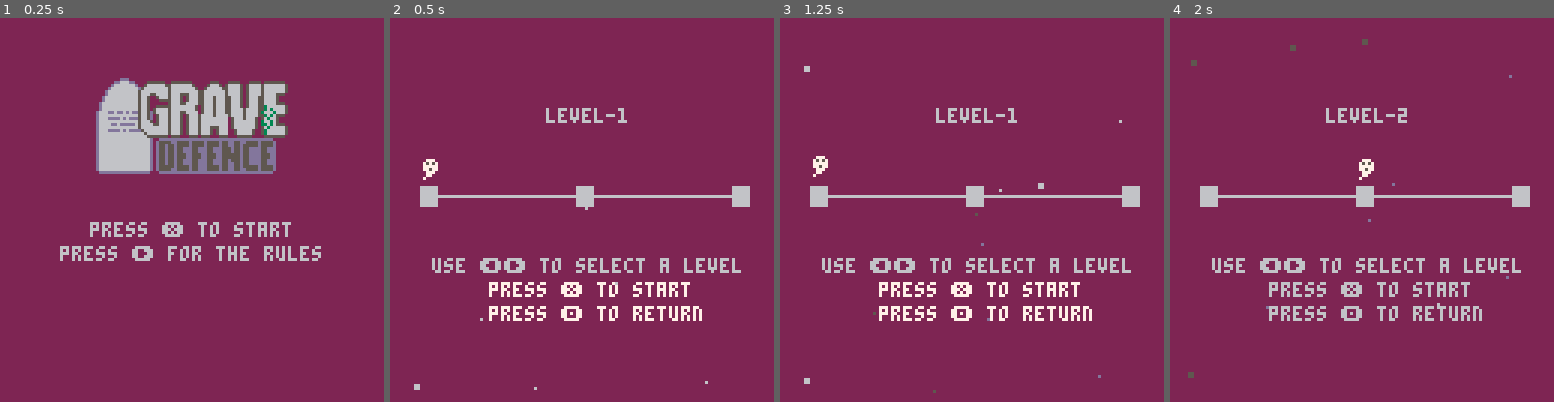
Above: before the commit, frames 1-4 (left to right).
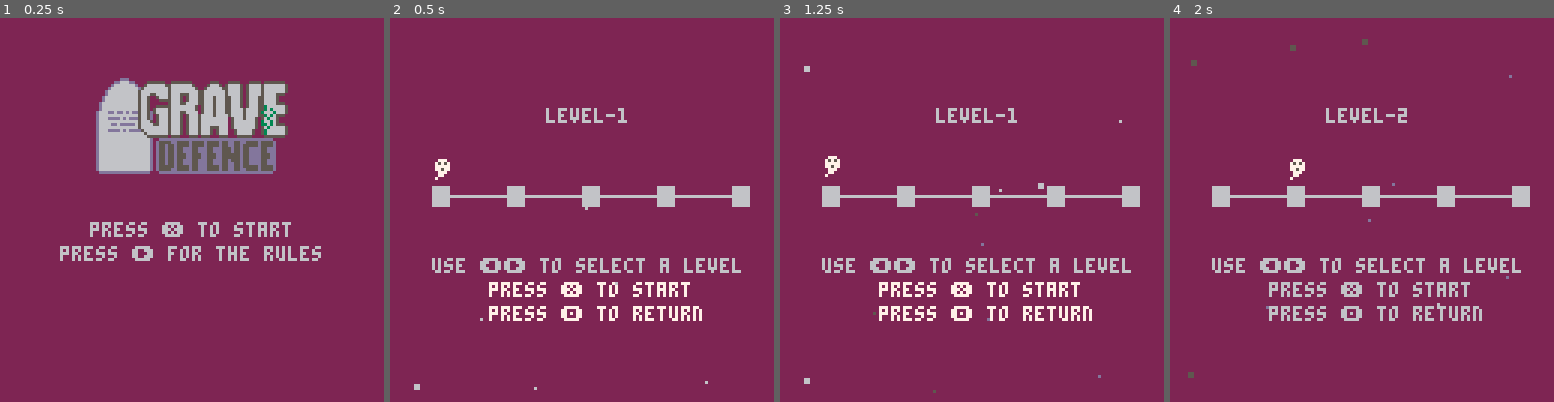
Above: after the commit, the same moments.

Repository: NicolaMigliore/grave_defence
Game: PICO-8 cartridge grave_defence.p8
Two runs of this game, one before a commit and one after it. Both use one fixed random seed, a clock stepped at 60 frames per second and the inputs below.
Inputs:
- Up to frame 1 (0.25 s): no input
- Up to frame 2 (0.5 s): tap X (X key) at 0.33 s
- Up to frame 3 (1.25 s): tap O (Z key) at 0.7 s; tap X (X key) at 1.07 s
- Up to frame 4 (2 s): hold Right from 1.6 s (still down); tap O (Z key) at 1.7 s; tap X (X key) at 1.85 s

Frame 1 is identical in both runs. In frame 2, 1.2% of the frame differs, in the area x 7-75%, y 36-50%; in frame 3, 1.2%; in frame 4, 1.2%.

Commit message:
Added level select and level reset menu items

Diff:
--- a/scripts/main.lua
+++ b/scripts/main.lua
@@ -11,7 +11,7 @@
 
     cartdata("elfamir_gravedefence_1")
     load_settings()
-    set_menu_controlls()
+    configure_menu()
     -- snap_ctrl=false
 end
 
@@ -71,7 +71,24 @@
 end
 
 function set_menu_controlls()
-    local label = "snap ctrl □"
-    if (snap_ctrl) label = "snap ctrl ■"
+    local label = "웃 snap ctrl □"
+    if (snap_ctrl) label = "웃 snap ctrl ■"
     menuitem(1, label, toggle_snap_ctrl)
 end
+
+function configure_menu()
+    -- clear menu items
+    foreach({1,2,3},menuitem)
+
+    -- controlls menu
+    set_menu_controlls()
+
+    if mode != "start" and mode != "level_select" then
+        -- reset level
+        menuitem(2, "⧗ reset level", change_mode_game)
+        -- return to level select
+        menuitem(3, "⌂ select level", change_mode_level_select)
+    end
+
+
+end
--- a/scripts/scenes/game.lua
+++ b/scripts/scenes/game.lua
@@ -23,3 +23,11 @@
     _player_d()
     _ui_d()
 end
+
+function change_mode_game()
+    mode="game"
+    camera_x=(selected_lvl-1)*128
+    camera(camera_x)
+    load_lvl(selected_lvl)
+    configure_menu()
+end
--- a/scripts/scenes/level_select.lua
+++ b/scripts/scenes/level_select.lua
@@ -2,16 +2,14 @@
     selected_lvl=1
     lvl_select_anim=0
     ash_timer=0
+    max_level=5
 end
 
 function _level_select_u()
-    if (btnp(➡️) and selected_lvl<3) selected_lvl+=1
+    if (btnp(➡️) and selected_lvl<max_level) selected_lvl+=1
     if (btnp(⬅️) and selected_lvl>1) selected_lvl-=1
     if btnp(❎) then
-        mode="game"
-        camera_x=(selected_lvl-1)*128
-        camera(camera_x)
-        load_lvl(selected_lvl)
+        change_mode_game()
     end
     if btnp(🅾️) then
         change_mode_main_menu()
@@ -33,18 +31,21 @@
 
 function _level_select_d()
     cls(2)
-    rectfill(10,56,15,62,6)
-
     print("level-"..selected_lvl, 52, 30, 6)
 
-    line(15,59,62,59,6)
-    rectfill(62,56,67,62,6)
-    line(67,59,114,59,6)
-    rectfill(114,56,119,62,6)
+    -- draw line and markers
+    line(14,59,114,59,6)
+    for i=1,max_level do
+        local lvl_x = (100/(max_level-1)*(i-1))+14
+        rectfill(lvl_x,56,lvl_x+5,62,6)
+    end
 
-    local x=9+52*(selected_lvl-1)
+    -- draw selection cursor
+    local x=(100/(max_level-1)*(selected_lvl-1))+13
     local y=45+(lvl_select_anim > 30 and 1 or 0)
     spr(16,x,y)
+
+    -- print instructions
     print("use ⬅️➡️ to select a level", 14, 80, 6)
     print("press ❎ to start",33, 88, blink_color1.color)
     print("press 🅾️ to return",33, 96, blink_color1.color)
@@ -54,4 +55,5 @@
     mode="level_select"
     camera(0)
     music(2,2000)
+    configure_menu()
 end
--- a/scripts/scenes/main_menu.lua
+++ b/scripts/scenes/main_menu.lua
@@ -74,4 +74,5 @@
 function change_mode_main_menu()
     mode="start"
     music(3,1000)
+    configure_menu()
 end
